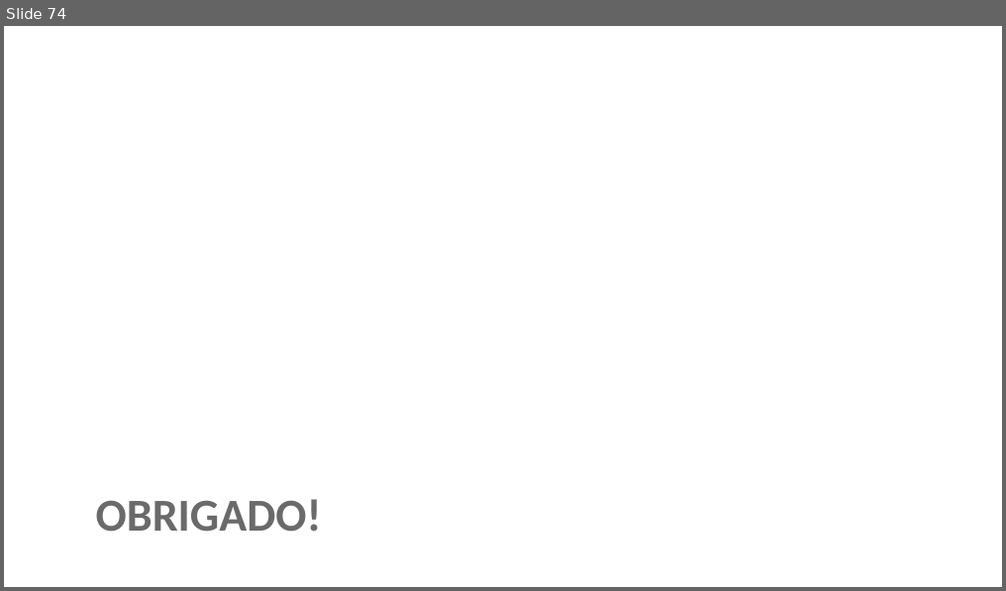
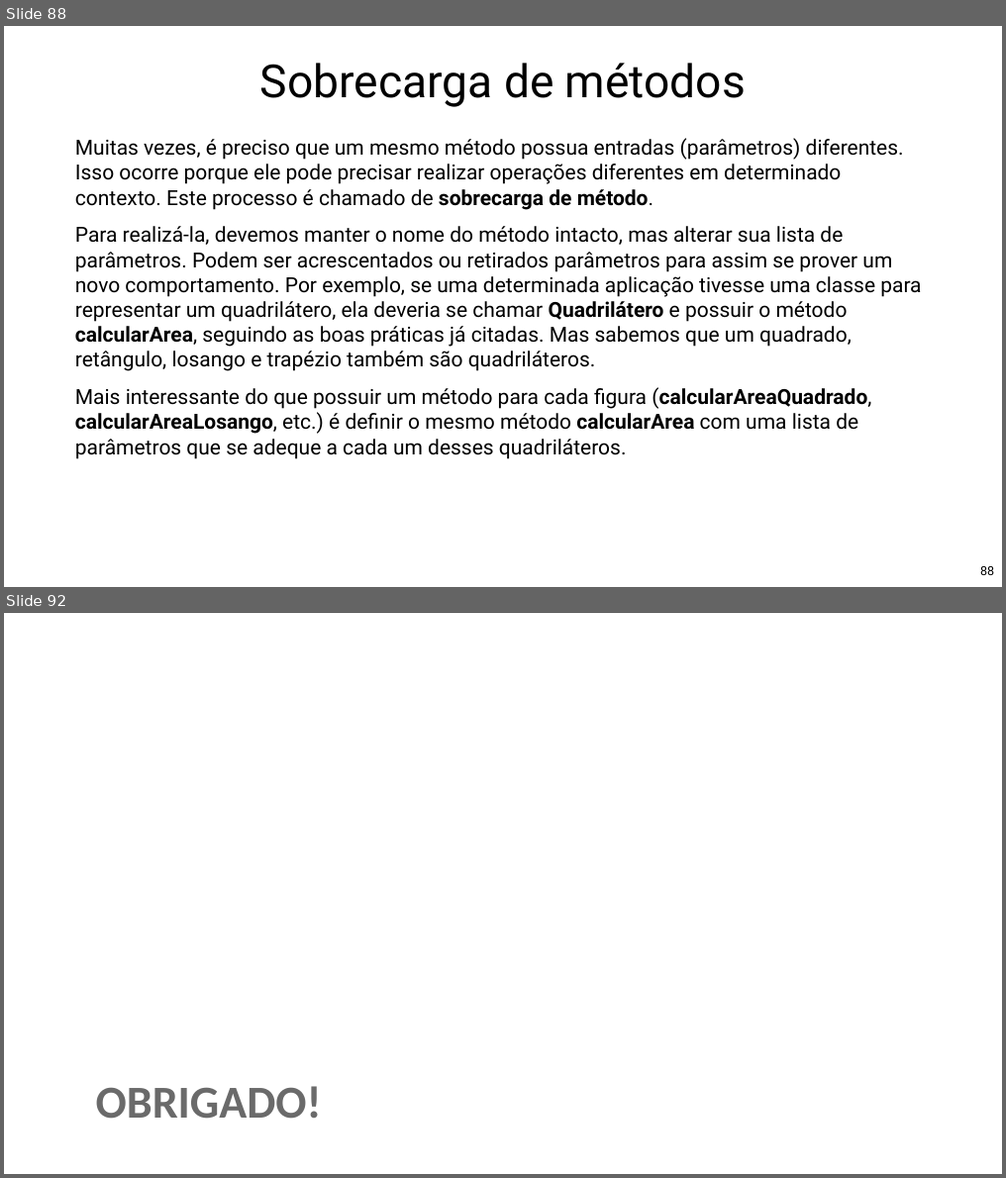
Before and after one commit to Pedrorocha13/2021.1-progoo, a slide deck: materiais/slides.pptx. Shown one above the other, each under a label of ours: slide 74 before the commit, slides 88 and 92 after it; the slides between them are not shown. The pictures are 1006x591 and 1006x1178 pixels, drawn with LibreOffice and Linux fonts; fonts in the diff are those of the drawing; background and template pictures are left out. Boxes give left, top, right and bottom in pixels: in the first picture for what was removed or moved away, otherwise in the second. Text is boxed around its words. In the diff, an @@ line names an element or a change of style, - is before the commit and + after.

```diff
--- a/materiais/slides.pptx
+++ b/materiais/slides.pptx
@@ slide 88 added at <box>4,26,1002,587</box>, background picture (left out) @@
@@ title added at <box>260,63,746,107</box>, 88 pt, text #000000 @@
+Sobrecarga de métodos
@@ text added at <box>75,138,921,460</box>, 40 pt, text #000000 @@
+Muitas vezes, é preciso que um mesmo método possua entradas (parâmetros) diferentes. Isso ocorre porque ele pode precisar realizar operações diferentes em determinado contexto. Este processo é chamado de sobrecarga de método.
+Para realizá-la, devemos manter o nome do método intacto, mas alterar sua lista de parâmetros. Podem ser acrescentados ou retirados parâmetros para assim se prover um novo comportamento. Por exemplo, se uma determinada aplicação tivesse uma classe para representar um quadrilátero, ela deveria se chamar Quadrilátero e possuir o método calcularArea, seguindo as boas práticas já citadas. Mas sabemos que um quadrado, retângulo, losango e trapézio também são quadriláteros.
+Mais interessante do que possuir um método para cada figura (calcularAreaQuadrado, calcularAreaLosango, etc.) é definir o mesmo método calcularArea com uma lista de parâmetros que se adeque a cada um desses quadriláteros.
@@ page number added at <box>980,567,994,575</box>, 24 pt, text #000000 @@
+88
@@ what was slide 74 is now slide 92 @@
```
Also in this commit, not shown: 25 slides changed, 17 other slides added, 1 other file.
